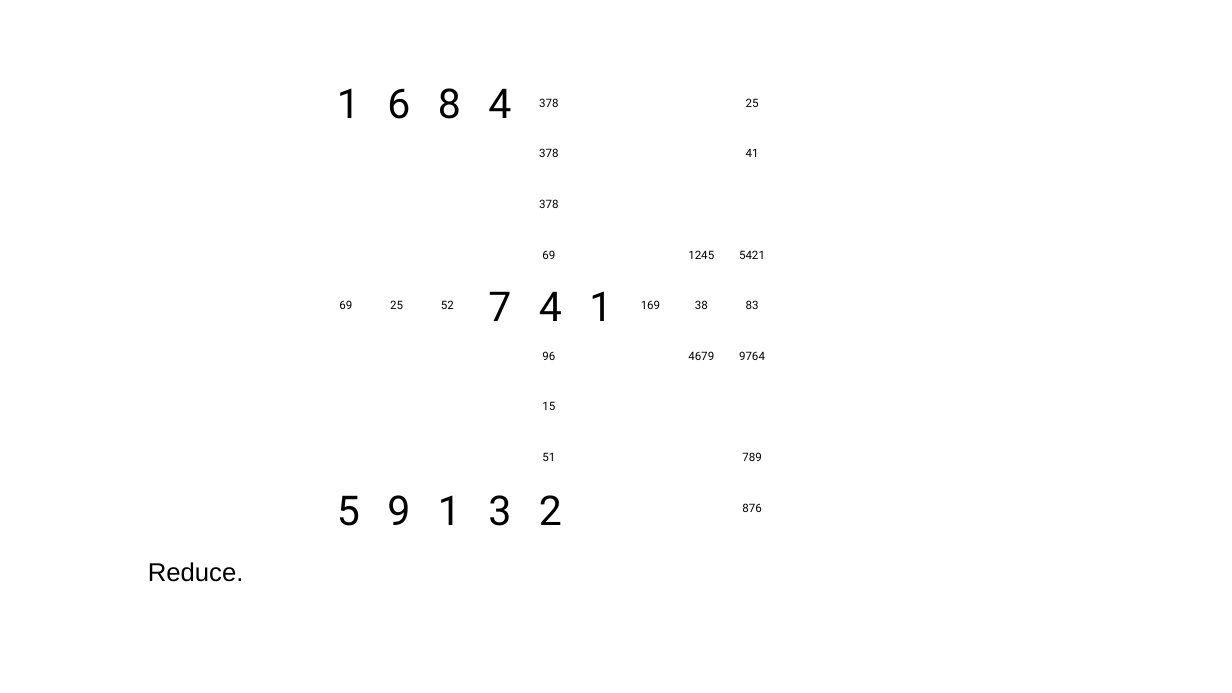
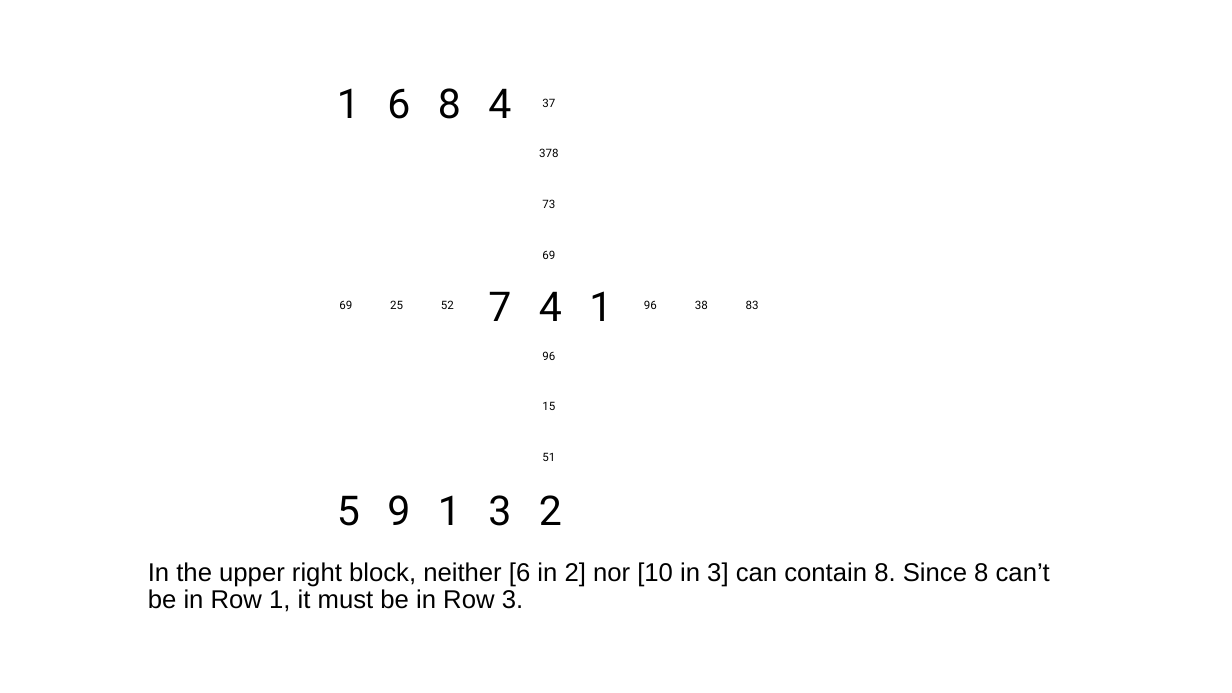
Before and after one commit to jhardis/WSJ_Number_Puzzles, a slide deck: slide 15 of 20269704_1.pptx (slide 18 before the commit). Drawn at 1232x693 pixels with LibreOffice and Linux fonts; fonts in the diff are those of the drawing; background and template pictures are left out. Boxes give left, top, right and bottom in pixels: in the first picture for what was removed or moved away, otherwise in the second. Text is boxed around its words. In the diff, an @@ line names an element or a change of style, - is before the commit and + after.

```diff
--- a/20269704_1.pptx
+++ b/20269704_1.pptx
@@ text at <box>542,98,555,107</box>: text changed @@
-378
+37
@@ text removed at <box>746,98,759,107</box> @@
-25
@@ text removed at <box>746,149,759,157</box> @@
-41
@@ text at <box>542,199,555,208</box>: text changed @@
-378
+73
@@ text removed at <box>688,250,714,259</box> @@
-1245
@@ text removed at <box>739,250,765,259</box> @@
-5421
@@ text at <box>644,300,657,309</box>: text changed @@
-169
+96
@@ text removed at <box>688,351,714,360</box> @@
-4679
@@ text removed at <box>739,351,765,360</box> @@
-9764
@@ text removed at <box>742,452,761,461</box> @@
-789
@@ text removed at <box>742,503,761,512</box> @@
-876
@@ text at <box>148,562,1050,612</box>: text changed @@
-Reduce.
+In the upper right block, neither [6 in 2] nor [10 in 3] can contain 8. Since 8 can’t be in Row 1, it must be in Row 3.
```
Also in this commit, not shown: 30 other slides changed, 15 slides added, 24 slides removed.
